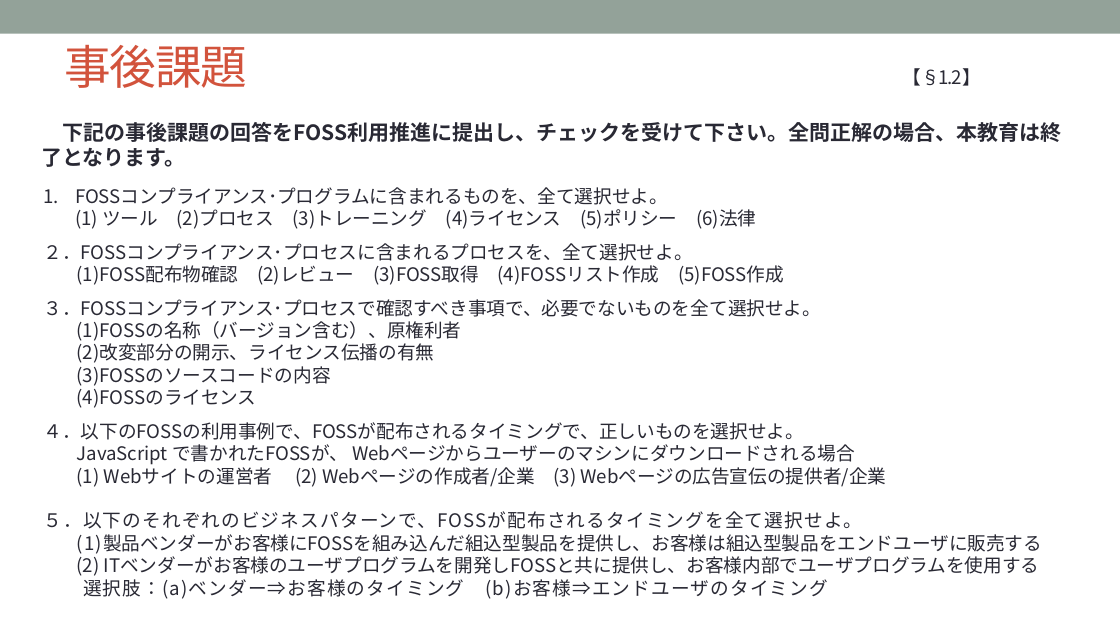
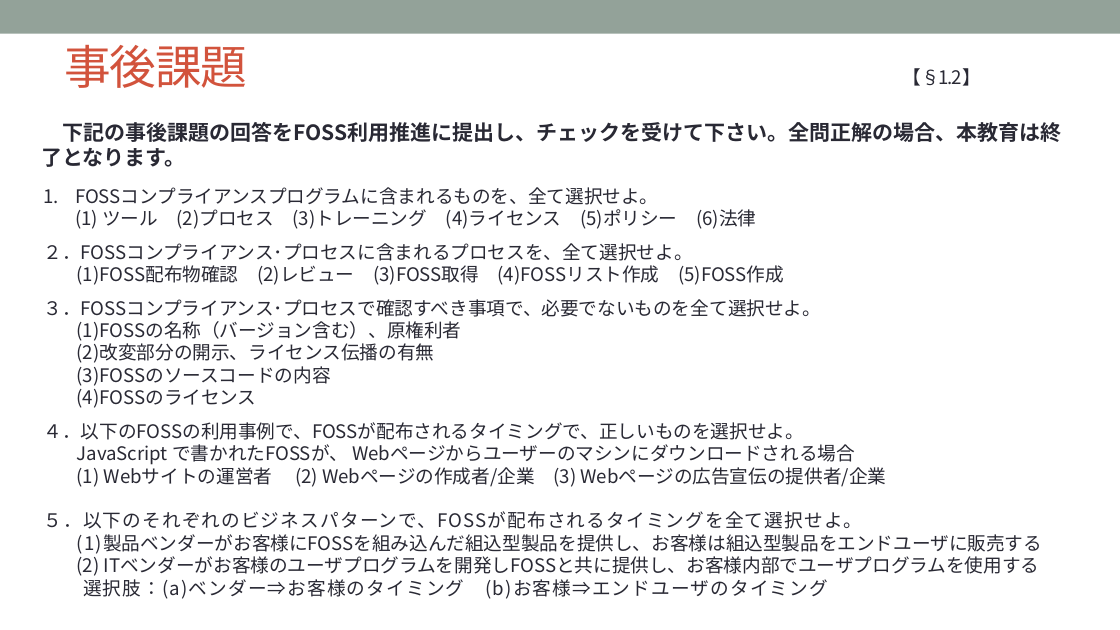
Before and after one commit to OpenChain-Project/OpenChain-JWG, a slide deck: slide 39 of Education_Material/Training/Training-FOSS-compl-process-jp.pptx. Drawn at 1120x630 pixels with LibreOffice and Linux fonts; fonts in the diff are those of the drawing; background and template pictures are left out. Boxes give left, top, right and bottom in pixels: in the first picture for what was removed or moved away, otherwise in the second. Text is boxed around its words. In the diff, an @@ line names an element or a change of style, - is before the commit and + after.

```diff
--- a/Education_Material/Training/Training-FOSS-compl-process-jp.pptx
+++ b/Education_Material/Training/Training-FOSS-compl-process-jp.pptx
@@ text at (75,187,756,229): text changed @@
-1. FOSSコンプライアンス･プログラムに含まれるものを、全て選択せよ。
-   (1) ツール (2)プロセス (3)トレーニング (4)ライセンス (5)ポリシー (6)法律
+1. FOSSコンプライアンスプログラムに含まれるものを、全て選択せよ。
+   (1) ツール (2)プロセス (3)トレーニング (4)ライセンス (5)ポリシー (6)法律
```
Also in this commit, not shown: 6 other slides changed, 1 other file.
